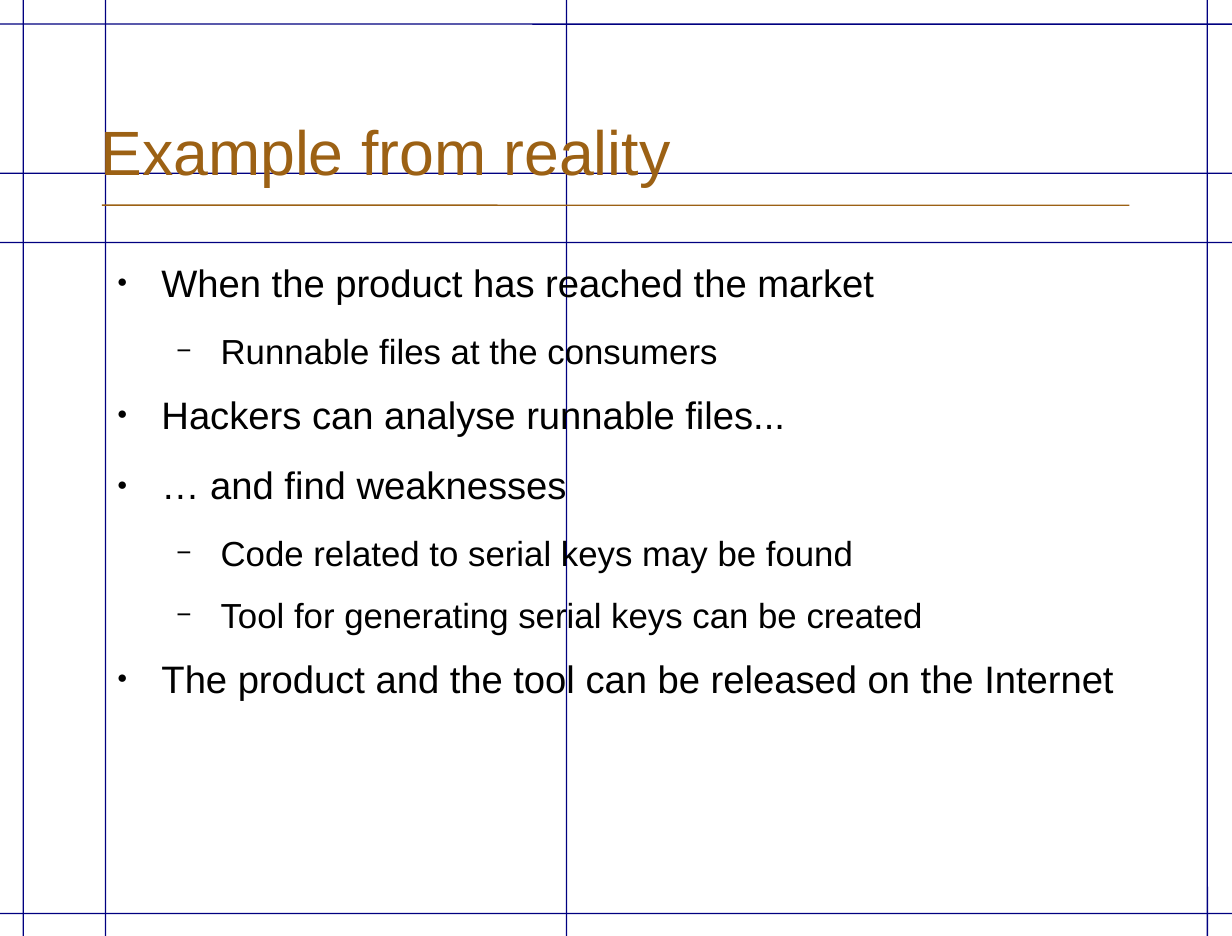
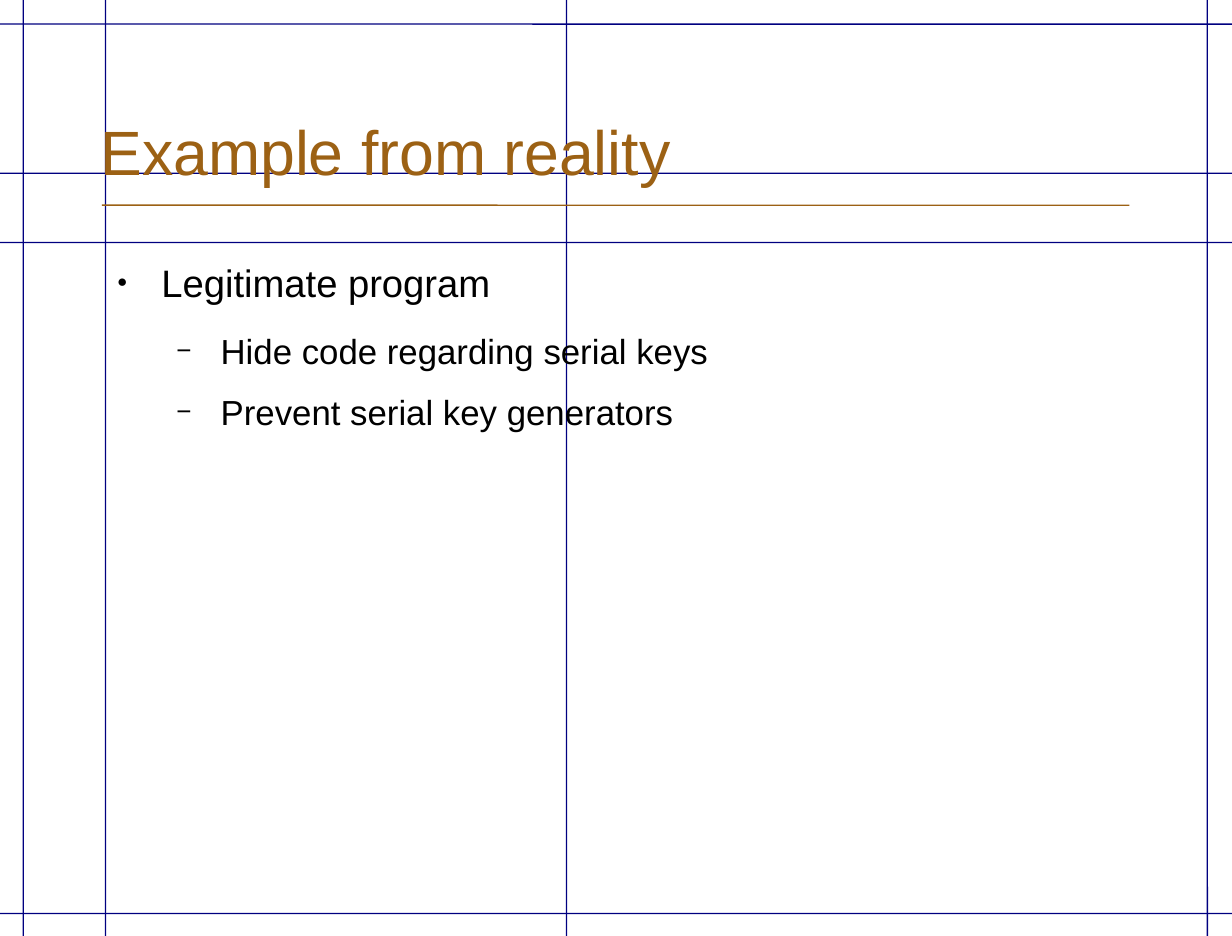
Before and after one commit to eriknylander/exjobb, a slide deck: slide 3 of Presentation/ExjobbPresentation _english.odp (slide 4 before the commit). Drawn at 1232x936 pixels with LibreOffice and Linux fonts; fonts in the diff are those of the drawing; background and template pictures are left out. Boxes give left, top, right and bottom in pixels: in the first picture for what was removed or moved away, otherwise in the second. Text is boxed around its words. In the diff, an @@ line names an element or a change of style, - is before the commit and + after.

```diff
--- a/Presentation/ExjobbPresentation _english.odp
+++ b/Presentation/ExjobbPresentation _english.odp
@@ text at bbox=[161, 269, 708, 432]: text changed; size 22 to 20 pt @@
-● When the product has reached the market
-  − Runnable files at the consumers
-● Hackers can analyse runnable files...
-● … and find weaknesses
-  − Code related to serial keys may be found
-  − Tool for generating serial keys can be created
-● The product and the tool can be released on the Internet
+● Legitimate program
+  − Hide code regarding serial keys
+  − Prevent serial key generators
```
Also in this commit, not shown: 2 slides added, 2 slides removed, 1 other file.
